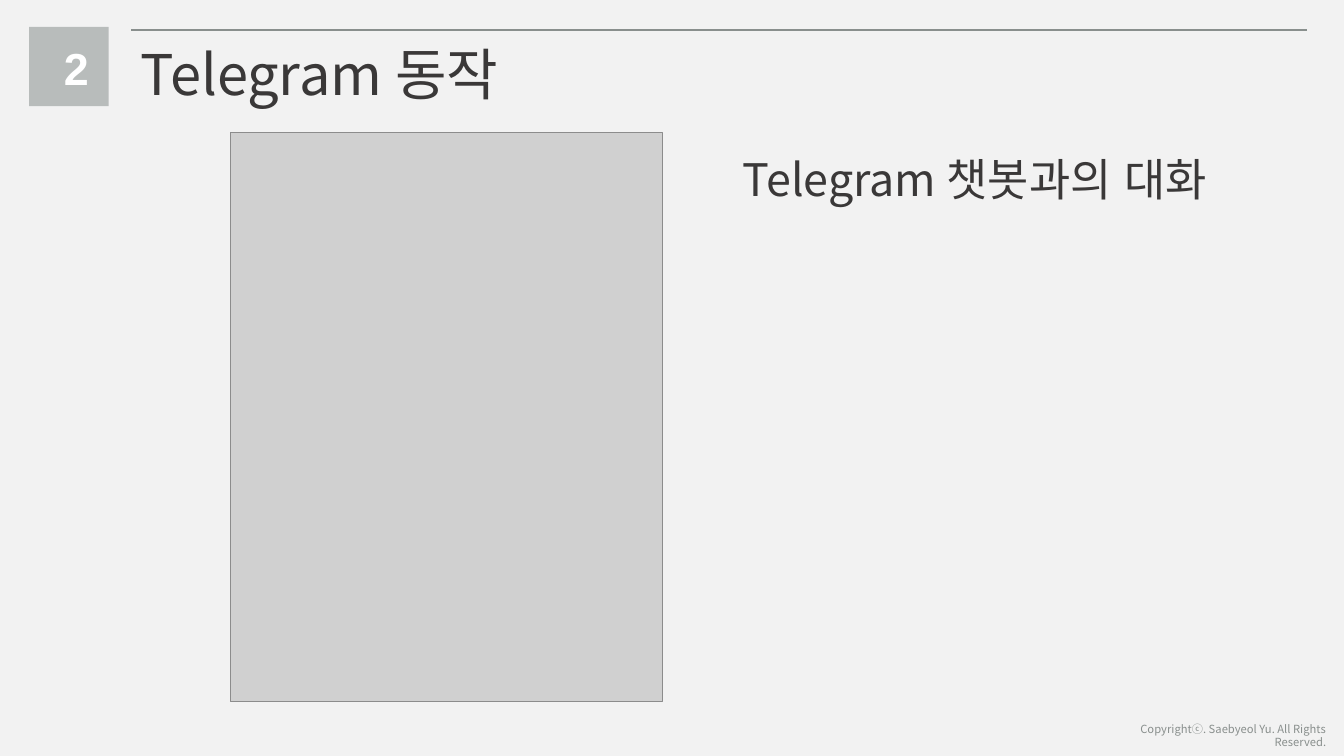
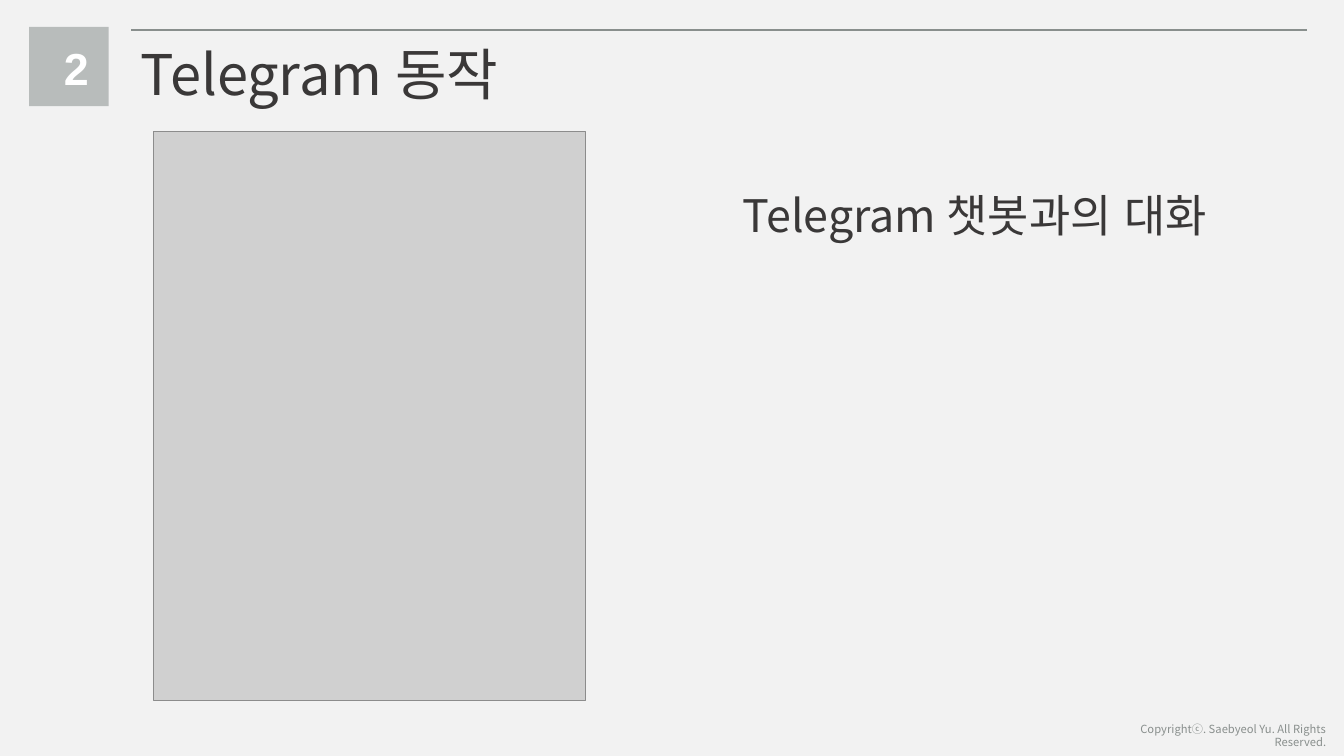
Before and after one commit to SeoungWan/cloud_bus_ppt, a slide deck: slide 12 of 신라버스_201895048_201895099.pptx (slide 11 before the commit). Drawn at 1344x756 pixels with LibreOffice and Linux fonts; fonts in the diff are those of the drawing; grey boxes stand for pictures. Boxes give left, top, right and bottom in pixels: in the first picture for what was removed or moved away, otherwise in the second. Text is boxed around its words. In the diff, an @@ line names an element or a change of style, - is before the commit and + after.

```diff
--- a/신라버스_201895048_201895099.pptx
+++ b/신라버스_201895048_201895099.pptx
@@ picture: place and size @@
-picture at (231, 133, 662, 703)
+picture at (154, 132, 586, 702)
@@ text "Telegram 챗봇과의 대화": place and size @@
-text "Telegram 챗봇과의 대화" at (743, 159, 1206, 207)
+text "Telegram 챗봇과의 대화" at (743, 195, 1206, 243)
```
Also in this commit, not shown: 2 other slides changed, 2 slides added, 1 slide removed.
